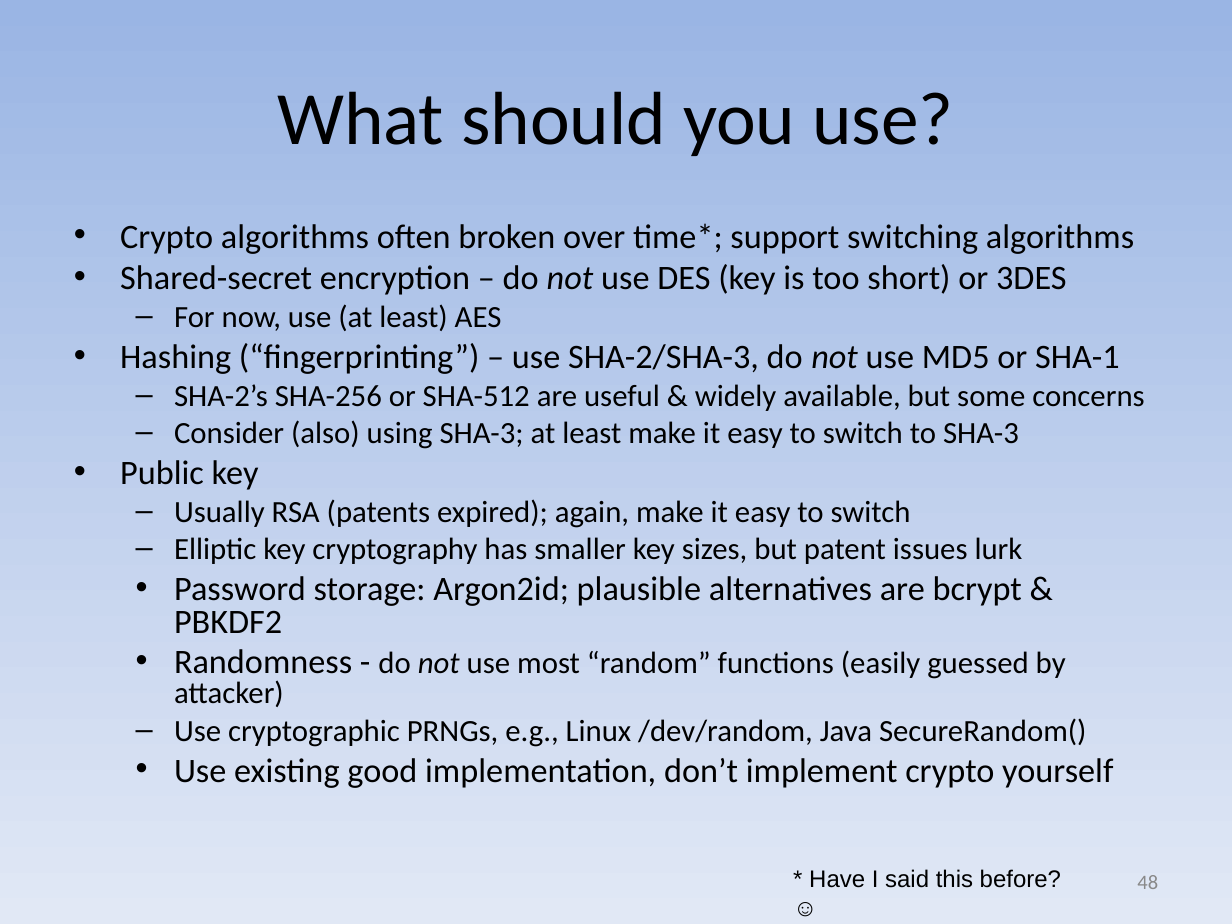
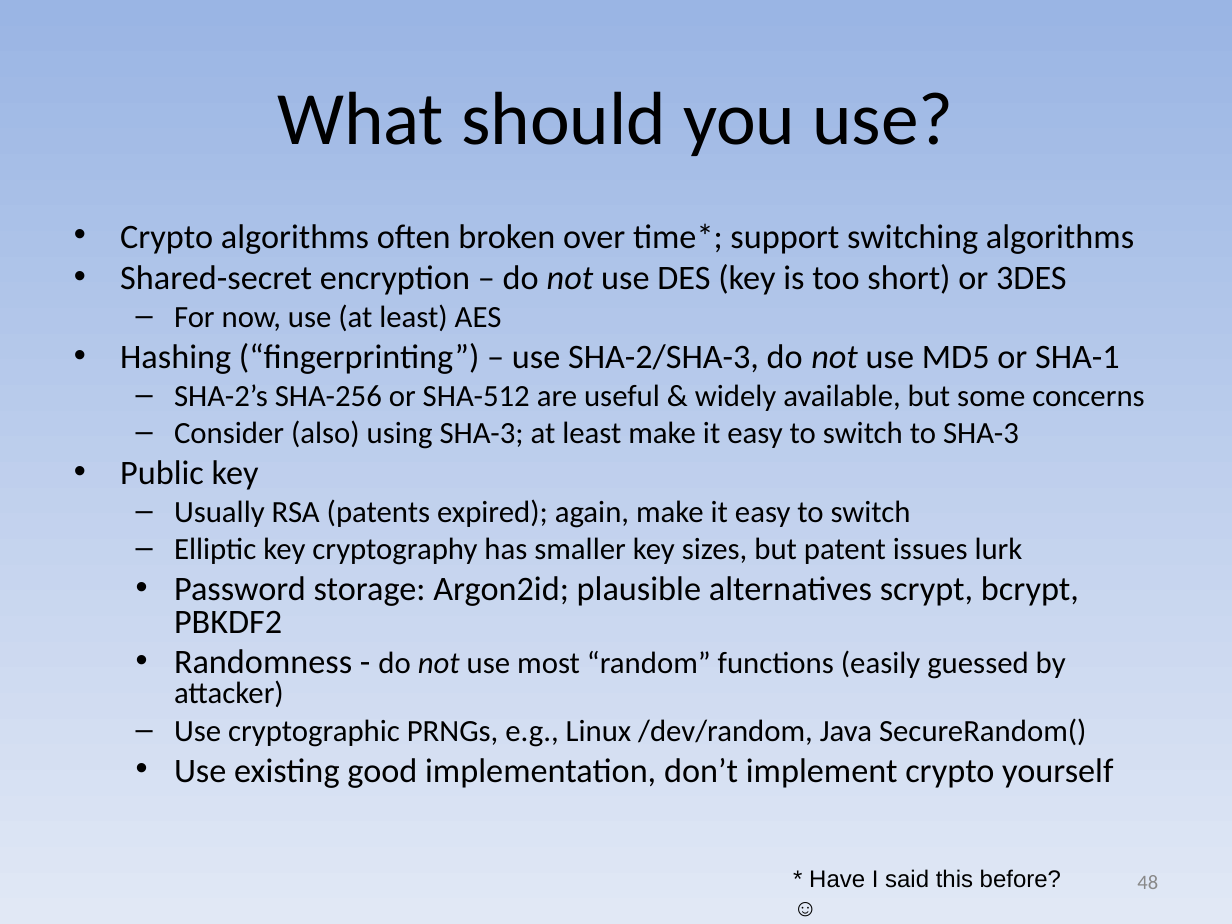
Before and after one commit to david-a-wheeler/david-a-wheeler.github.io, a slide deck: slide 48 of secure-class/presentations/Secure-Software-7-Cryptography.ppt. Drawn at 1232x924 pixels with LibreOffice and Linux fonts; fonts in the diff are those of the drawing. Boxes give left, top, right and bottom in pixels: in the first picture for what was removed or moved away, otherwise in the second. Text is boxed around its words. In the diff, an @@ line names an element or a change of style, - is before the commit and + after.

```diff
--- a/secure-class/presentations/Secure-Software-7-Cryptography.ppt
+++ b/secure-class/presentations/Secure-Software-7-Cryptography.ppt
@@ text at box(174, 576, 1079, 633): text changed @@
-  • Password storage: Argon2id; plausible alternatives are bcrypt & PBKDF2
+  • Password storage: Argon2id; plausible alternatives scrypt, bcrypt, PBKDF2
```
Also in this commit, not shown: 8 other slides changed, 3 slides added, 1 other file.
